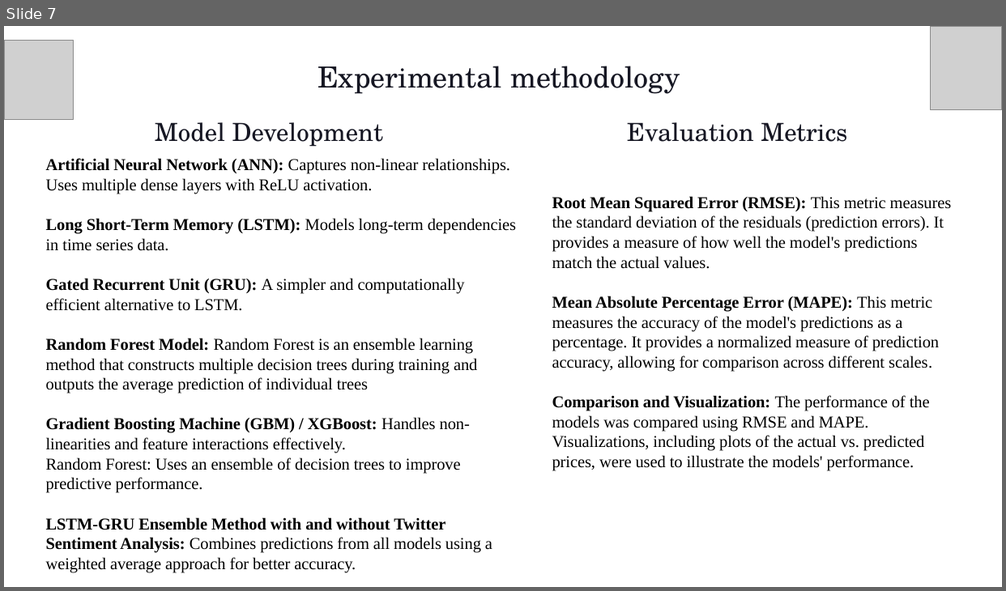
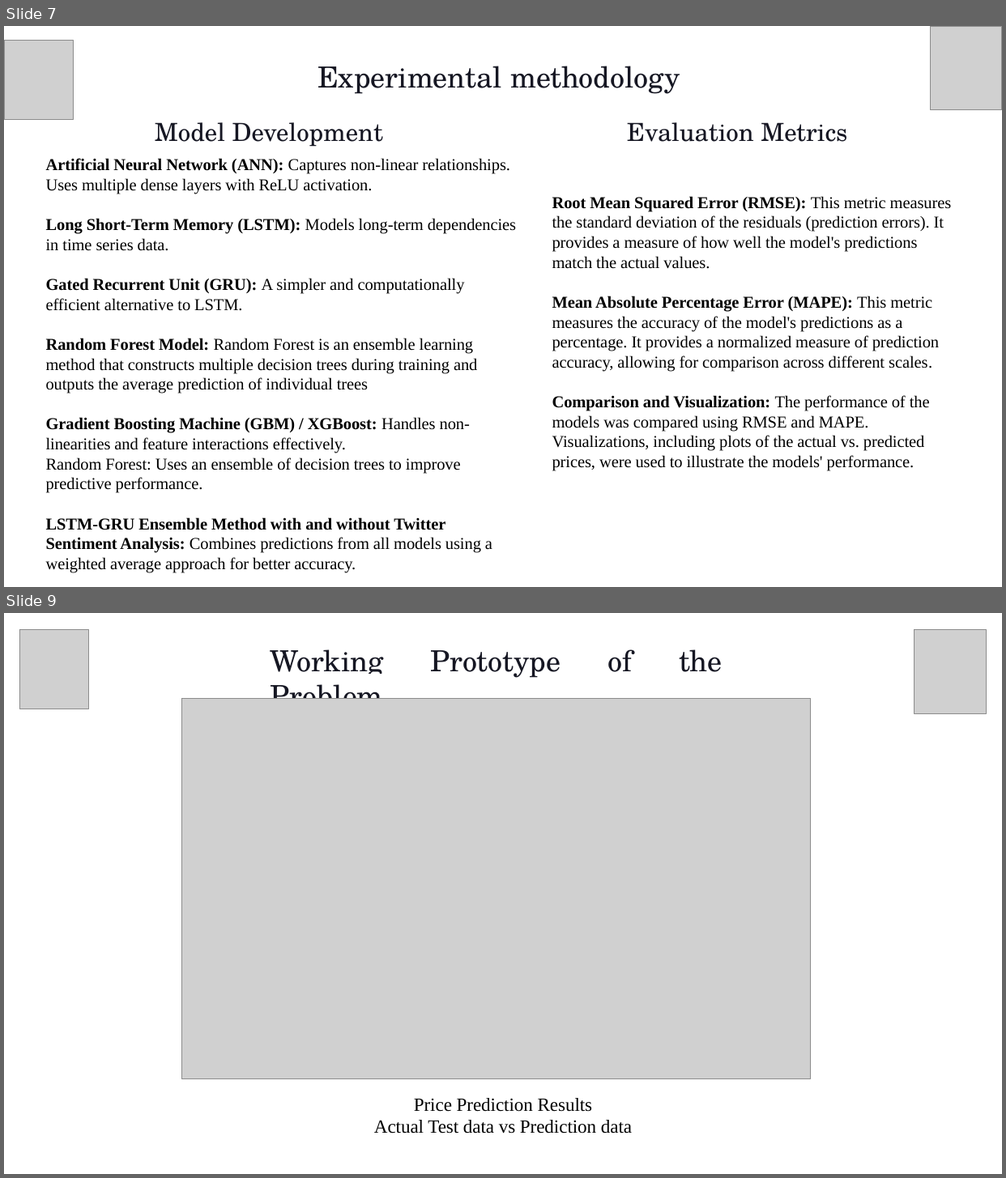
Before and after one commit to Sujay0610/Rapid_Project, a slide deck: docs/Rapid.pptx. Shown one above the other, each under a label of ours: slide 7 before the commit, slides 7 and 9 after it; the slides between them are not shown. The pictures are 1006x591 and 1006x1178 pixels, drawn with LibreOffice and Linux fonts; fonts in the diff are those of the drawing; grey boxes stand for pictures; background and template pictures are left out. Boxes give left, top, right and bottom in pixels: in the first picture for what was removed or moved away, otherwise in the second. Text is boxed around its words. In the diff, an @@ line names an element or a change of style, - is before the commit and + after.

```diff
--- a/docs/Rapid.pptx
+++ b/docs/Rapid.pptx
@@ slide 9 added at (x1=4, y1=613, x2=1002, y2=1174), background picture (left out) @@
@@ picture added at (x1=19, y1=629, x2=88, y2=709) @@
@@ picture added at (x1=914, y1=629, x2=987, y2=713) @@
@@ text added at (x1=270, y1=649, x2=722, y2=678), 28 pt, text #161723 @@
+Working Prototype of the Problem
@@ picture added at (x1=182, y1=698, x2=811, y2=1079) @@
@@ text added at (x1=374, y1=1098, x2=632, y2=1134), 18 pt, text #000000 @@
+Price Prediction Results
+Actual Test data vs Prediction data
```
Also in this commit, not shown: 1 other slide added, 1 slide removed.
